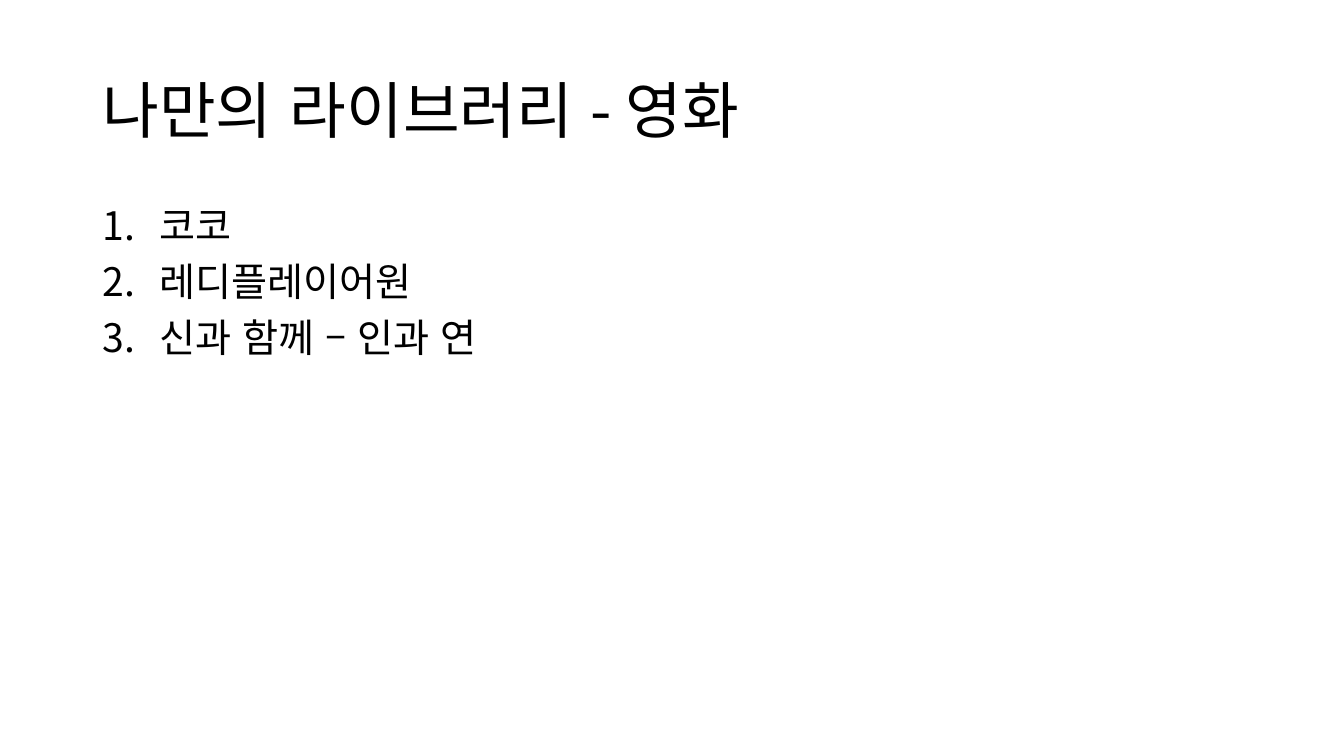
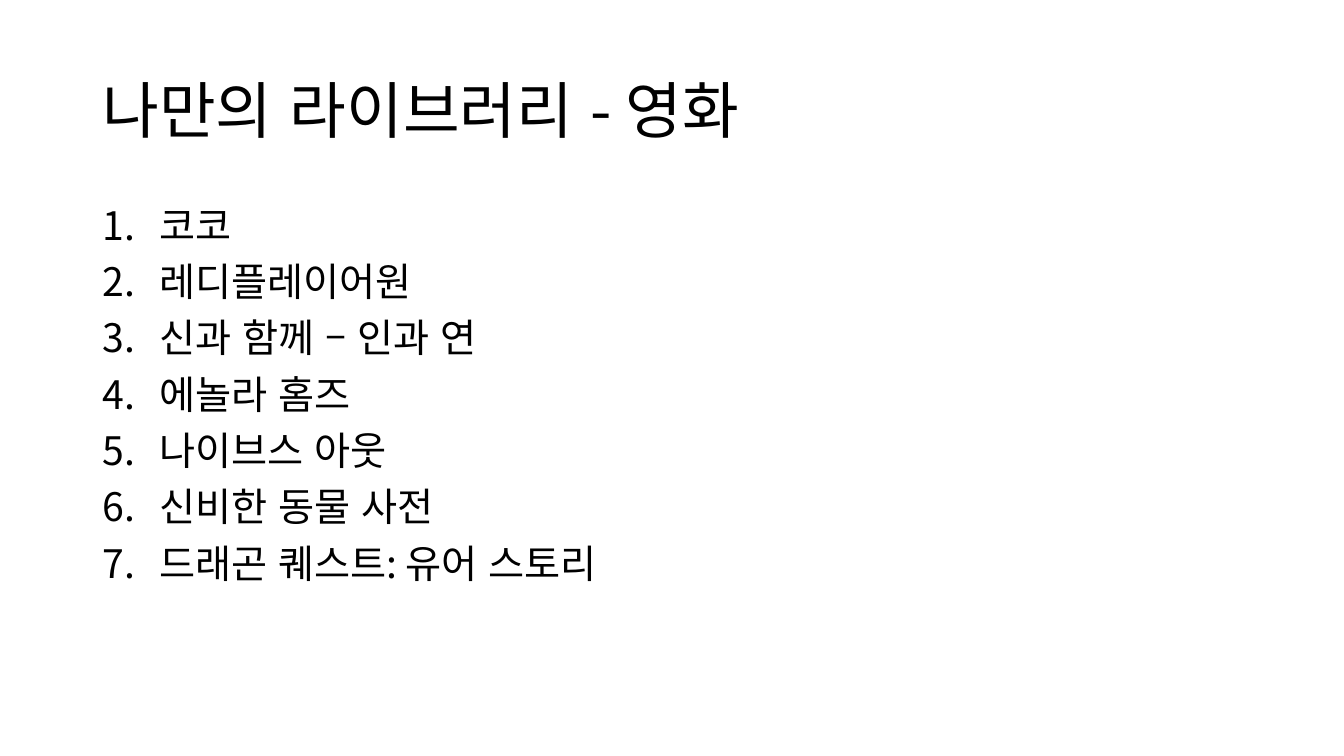
Before and after one commit to ysooj/Gihoek_3, a slide deck: slide 16 of (3.19) 소재 및 라이브러리.pptx (slide 15 before the commit). Drawn at 1344x756 pixels with LibreOffice and Linux fonts; fonts in the diff are those of the drawing. Boxes give left, top, right and bottom in pixels: in the first picture for what was removed or moved away, otherwise in the second. Text is boxed around its words. In the diff, an @@ line names an element or a change of style, - is before the commit and + after.

Commit message:
[과제](3.20) 내가 좋아하는 것들 리스트화

```diff
--- a/(3.19) 소재 및 라이브러리.pptx
+++ b/(3.19) 소재 및 라이브러리.pptx
@@ text at (x1=159, y1=376, x2=597, y2=581): paragraphs added @@
+4. 에놀라 홈즈
+5. 나이브스 아웃
+6. 신비한 동물 사전
+7. 드래곤 퀘스트: 유어 스토리
```
Also in this commit, not shown: 1 other slide changed, 2 slides added, 5 other files.
